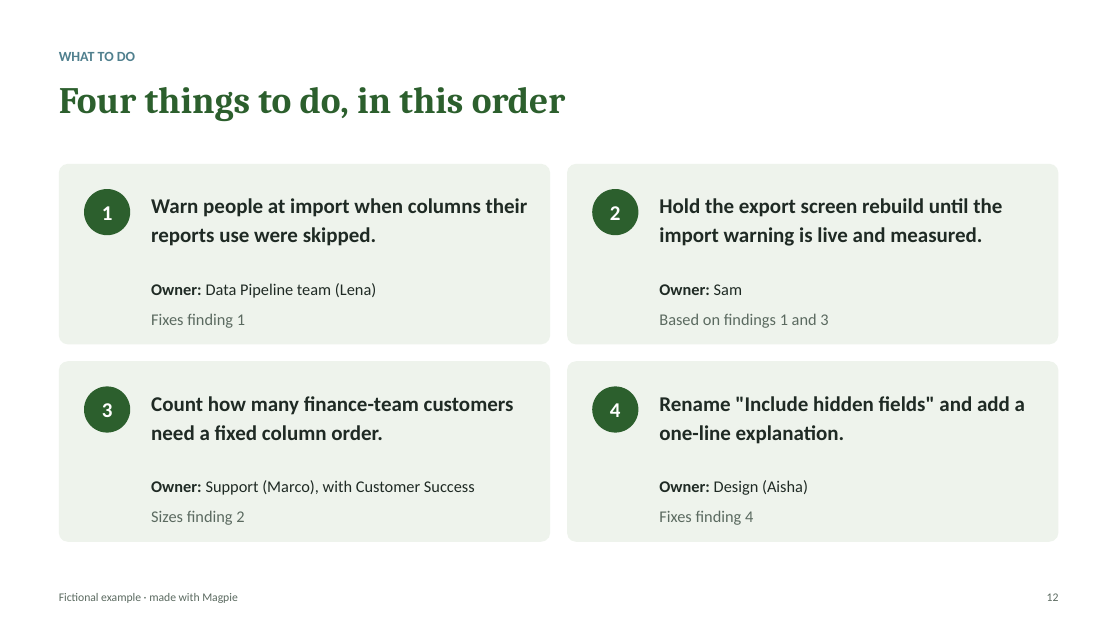
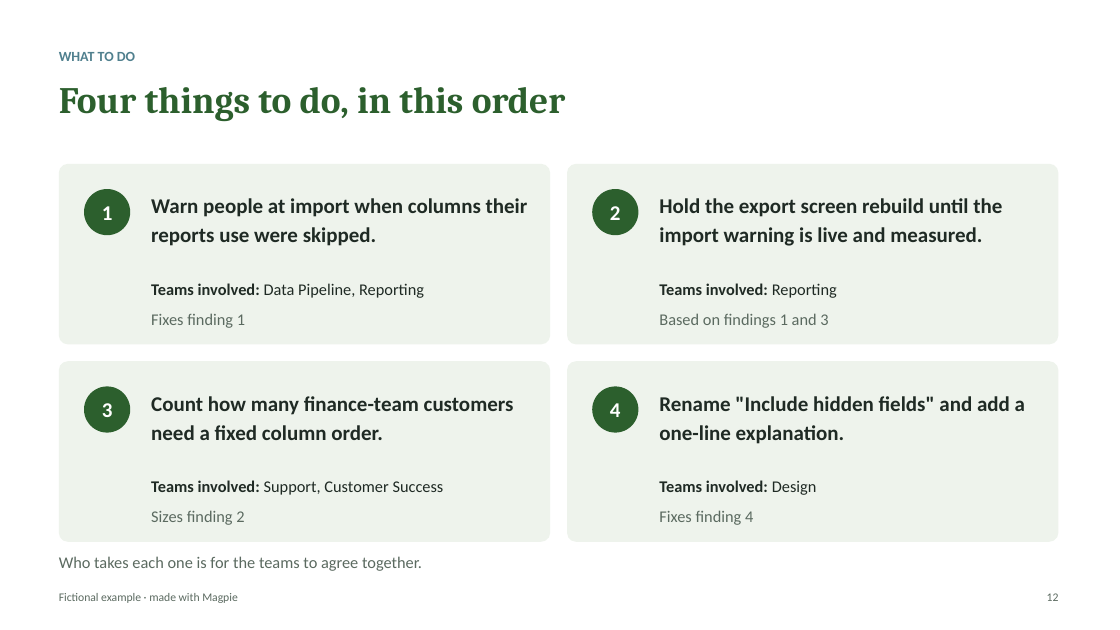
Before and after one commit to kirstenhosic/user-research-assistant, a slide deck: slide 12 of docs/examples/example-readout.pptx. Drawn at 1120x630 pixels with LibreOffice and Linux fonts; fonts in the diff are those of the drawing. Boxes give left, top, right and bottom in pixels: in the first picture for what was removed or moved away, otherwise in the second. Text is boxed around its words. In the diff, an @@ line names an element or a change of style, - is before the commit and + after.

```diff
--- a/docs/examples/example-readout.pptx
+++ b/docs/examples/example-readout.pptx
@@ text at box(151, 283, 424, 298): text changed @@
-Owner: Data Pipeline team (Lena)
+Teams involved: Data Pipeline, Reporting
@@ text at box(659, 283, 837, 298): text changed @@
-Owner: Sam
+Teams involved: Reporting
@@ text at box(151, 480, 444, 495): text changed @@
-Owner: Support (Marco), with Customer Success
+Teams involved: Support, Customer Success
@@ text at box(659, 480, 817, 495): text changed; bold on @@
-Owner: Design (Aisha)
+Teams involved: Design
@@ text added at box(59, 556, 422, 571), 14 pt, text #5B6A60 @@
+Who takes each one is for the teams to agree together.
```
Also in this commit, not shown: 5 other slides changed, 5 other files.
